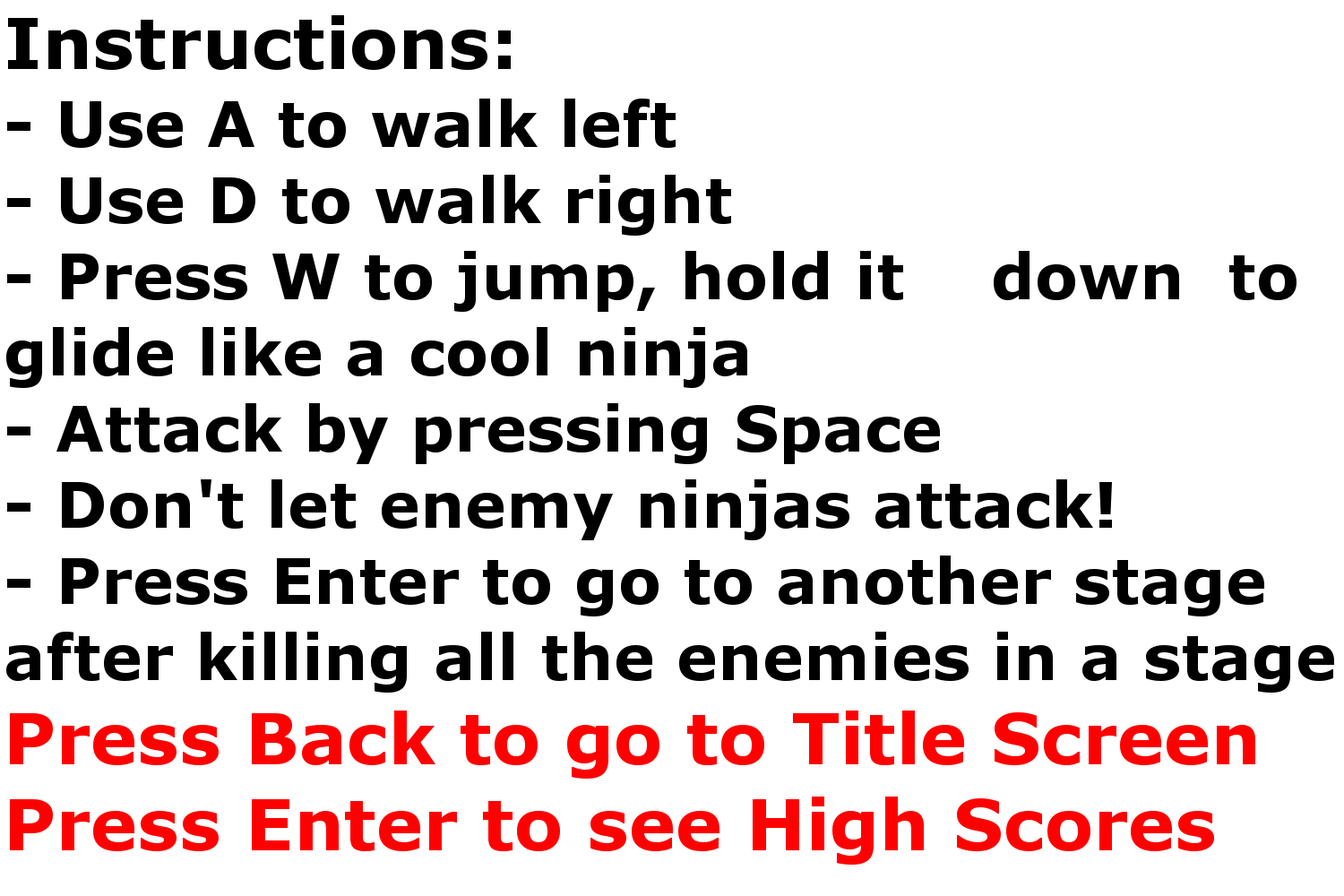
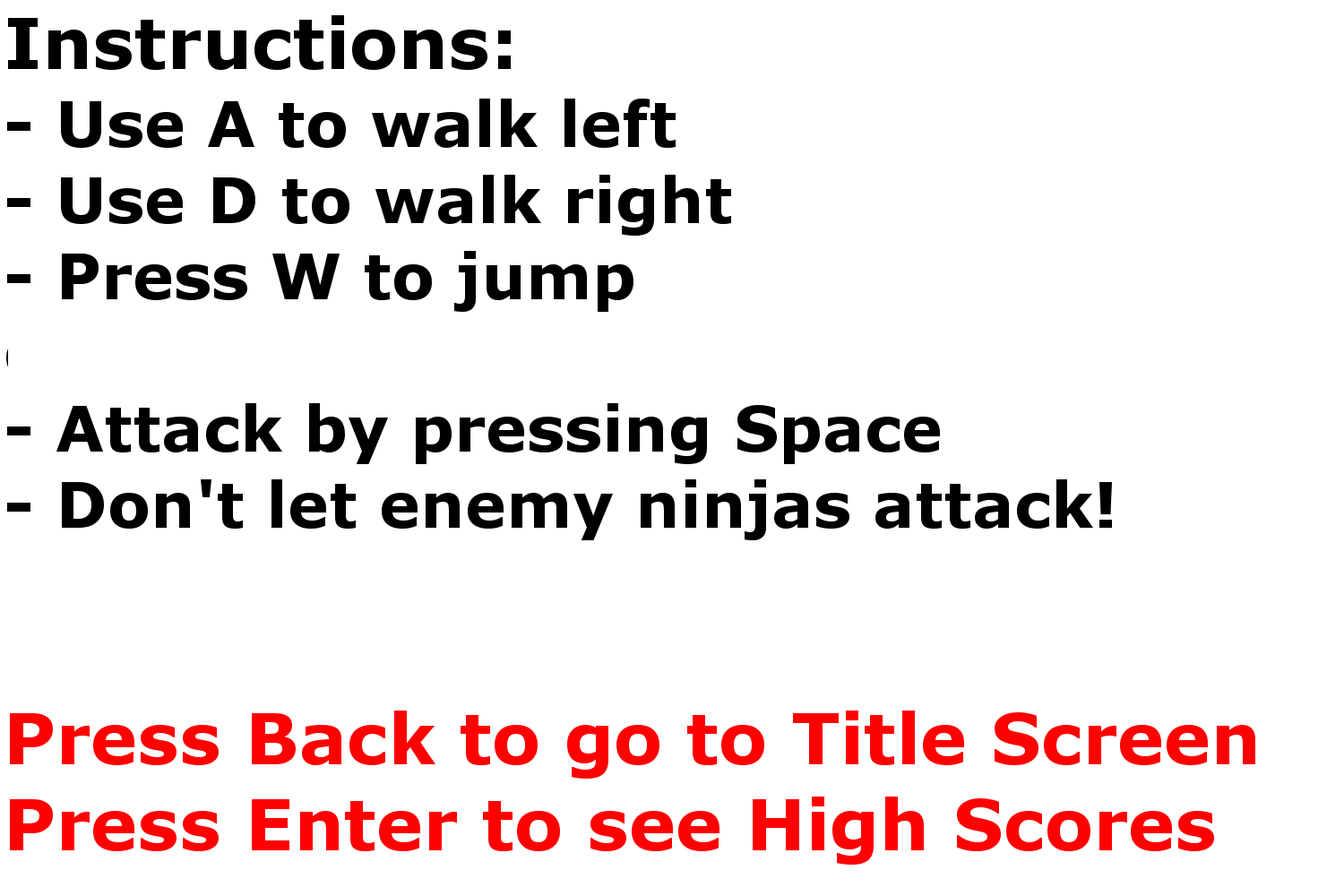
Two versions of the same layered image (1344px x 896px). Layer-by-layer changes:
painted on "Instructions: ..." over [6,250,1334,693]
